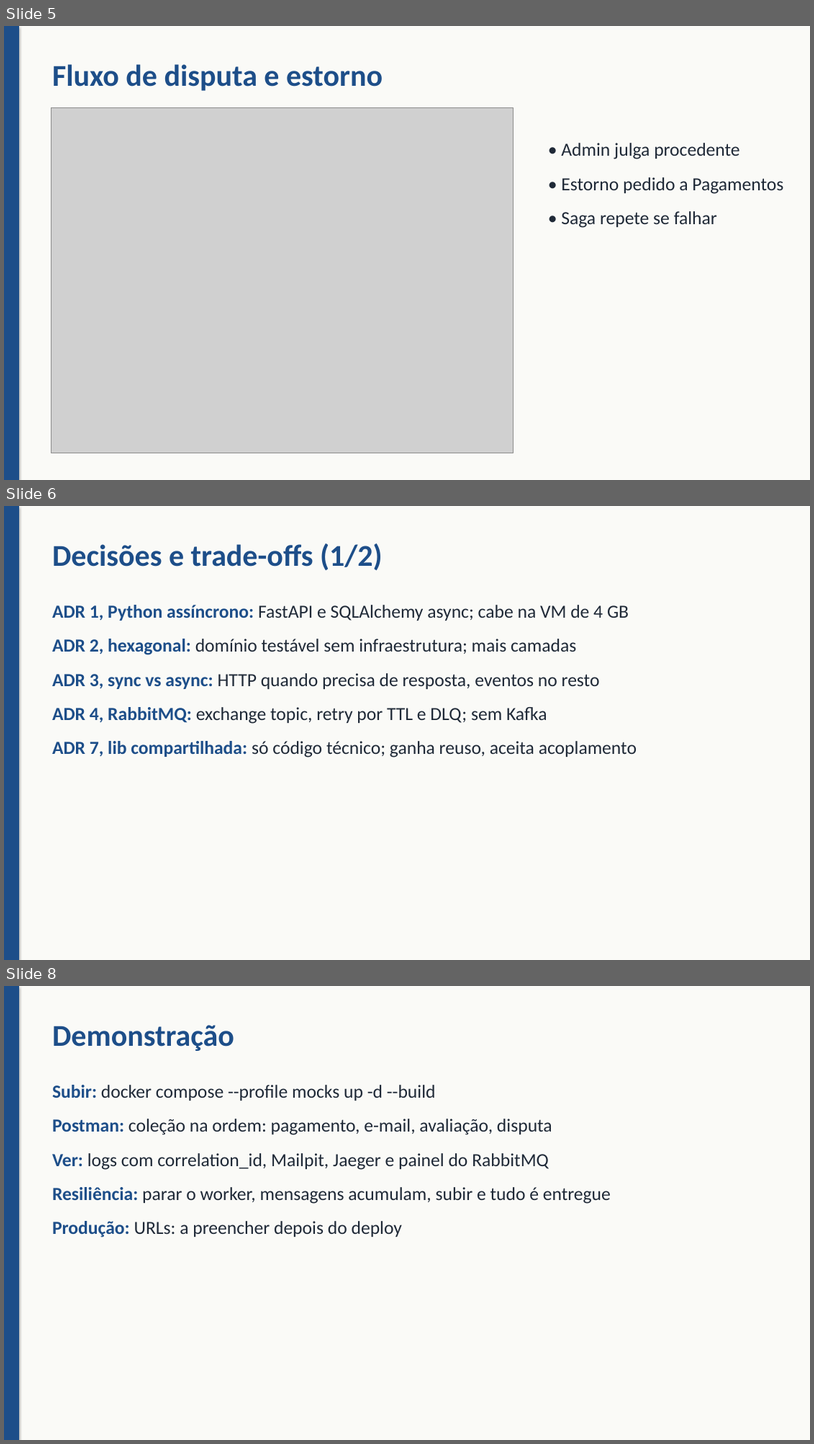
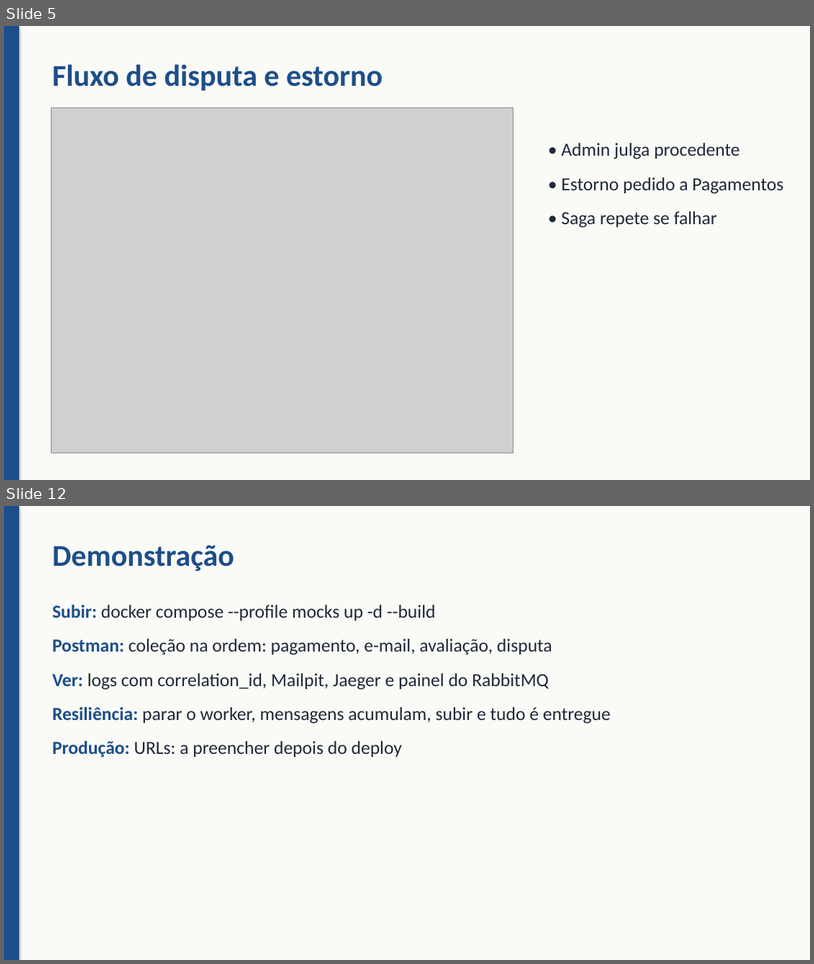
Before and after one commit to OcimarSchroederJR/delivery-financeiro, a slide deck: docs/apresentacao/apresentacao.pptx. Shown one above the other, each under a label of ours: slides 5, 6 and 8 before the commit, slides 5 and 12 after it; the slides between them are not shown. The pictures are 814x1444 and 814x964 pixels, drawn with LibreOffice and Linux fonts; fonts in the diff are those of the drawing; grey boxes stand for pictures. Boxes give left, top, right and bottom in pixels: in the first picture for what was removed or moved away, otherwise in the second. Text is boxed around its words. In the diff, an @@ line names an element or a change of style, - is before the commit and + after.

Commit message:
docs(apresentacao): detalha as decisões e os trade-offs em cinco slides
Cada decisão mostra o que escolhemos, as alternativas descartadas, o motivo e o custo aceito, com a fala nas notas. 'O que ficou de fora' passa a vir logo depois.

```diff
--- a/docs/apresentacao/apresentacao.pptx
+++ b/docs/apresentacao/apresentacao.pptx
@@ slide 6 removed at [4, 506, 810, 960], background #FAFAF7 @@
@@ rectangle removed at [4, 506, 19, 960] @@
@@ text removed at [52, 543, 383, 570] @@
-Decisões e trade-offs (1/2)
@@ text removed at [52, 605, 637, 757] @@
-ADR 1, Python assíncrono: FastAPI e SQLAlchemy async; cabe na VM de 4 GB
-ADR 2, hexagonal: domínio testável sem infraestrutura; mais camadas
-ADR 3, sync vs async: HTTP quando precisa de resposta, eventos no resto
-ADR 4, RabbitMQ: exchange topic, retry por TTL e DLQ; sem Kafka
-ADR 7, lib compartilhada: só código técnico; ganha reuso, aceita acoplamento
@@ what was slide 8 is now slide 12 @@
```
Also in this commit, not shown: 5 slides added, 1 other slide removed.
